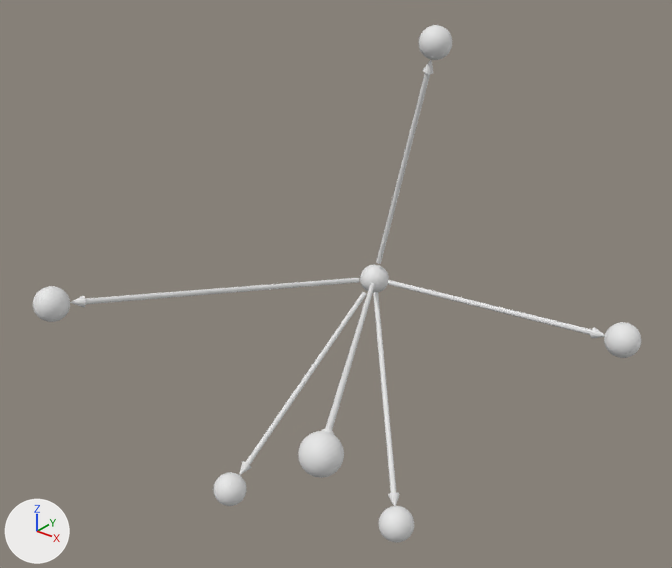
The OBJ model 资本的生产过程/价值形式理论/价值形式/datas_graphs_generated/total.obj: old version first, new version second.
Both versions are drawn from a 50 mm camera at (17.54, -21.48, 14.11) aimed at (0.18, 0.22, 0.66). Lighting does not change. The marker at lower left points along +X, +Y and +Z. The first picture is the older version. Where no turn or scale is listed for an object, it has been applied to the vertices.

In view in the first picture: 'total'.
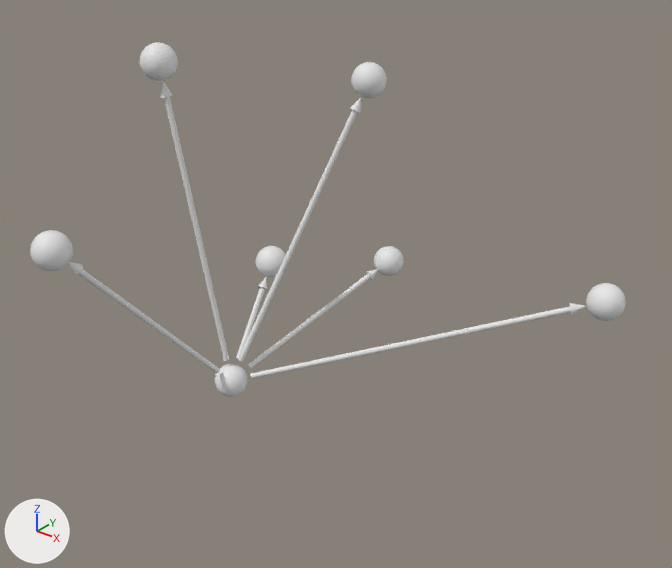
The change, as a diff of the scene's bpy script:
```diff
--- a/资本的生产过程/价值形式理论/价值形式/datas_graphs_generated/total.obj.py
+++ b/资本的生产过程/价值形式理论/价值形式/datas_graphs_generated/total.obj.py
@@ me_total @@
-me_total.from_pydata(...)  # 6800 vertices, 12378 faces; spans x -7.9..8.5, y -6.7..7.7, z -8.0..8.0
+me_total.from_pydata(...)  # 6800 vertices, 12378 faces; spans x -6.1..8.4, y -7.8..7.1, z -4.4..8.1
+# me_total part 1: the loose piece of 51 vertices spanning x 2.9..3.3, y -0.5..0.0, z -6.6..-6.2 is multiplied about its middle by the matrix ((-0.346, -0.46, 0.818), (-0.145, -0.835, -0.531), (0.927, -0.303, 0.222)), then moved by (-7.3, 1.6, 5.2)
+# me_total part 2: the loose piece of 51 vertices spanning x -7.2..-6.8, y -5.1..-4.6, z -0.5..-0.1 is multiplied about its middle by the matrix ((-0.707, -0.698, -0.112), (0.707, -0.697, -0.12), (0.006, -0.164, 0.987)), then moved by (13.9, 8.9, 0.7)
+# me_total part 3: the loose piece of 51 vertices spanning x 6.8..7.3, y 5.9..6.3, z -1.6..-1.2 is multiplied about its middle by the matrix ((0.271, -0.443, -0.855), (0.536, 0.807, -0.249), (0.8, -0.39, 0.456)), then moved by (-8.4, -2.7, 7.2)
+# me_total part 4: the loose piece of 51 vertices spanning x -1.1..-0.7, y 6.7..7.1, z 6.3..6.8 is multiplied about its middle by the matrix ((-0.742, 0.663, 0.097), (-0.603, -0.598, -0.527), (-0.292, -0.45, 0.844)), then moved by (-3.5, -13.4, -4.1)
+# me_total part 5: the loose piece of 51 vertices spanning x 4.0..4.4, y -5.6..-5.0, z -0.9..-0.5 is multiplied about its middle by the matrix ((-0.664, -0.664, -0.343), (0.726, -0.683, -0.084), (-0.179, -0.304, 0.936)), then moved by (-6.4, 10.9, -1.0)
+# me_total part 6: the loose piece of 51 vertices spanning x -2.8..-2.4, y -2.0..-1.5, z -7.2..-6.8 is multiplied about its middle by the matrix ((0.46, -0.202, 0.865), (-0.882, -0.22, 0.418), (0.106, -0.954, -0.279)), then moved by (-2.7, 0.1, 13.6)
+# me_total part 7: the loose piece of 100 vertices spanning x -2.8..3.2, y -0.4..6.5, z -6.6..-2.9 is multiplied about its middle by the matrix ((-0.254, -0.176, 0.074), (0.022, -0.15, -0.28), (0.19, -0.219, 0.132)), then moved by (-4.2, -2.6, 2.6)
+# me_total part 8: the loose piece of 100 vertices spanning x -7.1..-3.4, y -4.9..6.3, z -2.7..-0.2 is multiplied about its middle by the matrix ((-0.68, -0.696, -0.135), (0.708, -0.679, -0.067), (-0.046, -0.144, 0.971)), then moved by (7.4, 0.9, -0.1)
+# me_total part 9: the loose piece of 100 vertices spanning x -2.4..7.1, y 6.0..7.1, z -2.7..-1.3 is multiplied about its middle by the matrix ((0.168, -0.968, -0.369), (0.585, 0.397, -0.776), (0.855, -0.082, 0.604)), then moved by (-4.7, -5.3, 3.4)
+# me_total part 10: the loose piece of 100 vertices spanning x -3.1..-0.7, y 6.8..7.1, z -1.9..6.6 is multiplied about its middle by the matrix ((-0.052, 0.852, -0.062), (-0.765, -0.075, -0.377), (-0.381, 0.032, 0.766)), then moved by (-2.1, -11.1, -2.7)
+# me_total part 11: the loose piece of 100 vertices spanning x -2.9..4.4, y -5.4..6.4, z -2.7..-0.6 is multiplied about its middle by the matrix ((-0.352, -0.312, -0.014), (0.31, -0.347, -0.074), (0.039, -0.065, 0.465)), then moved by (-3.6, 2.1, -1.0)
+# me_total part 12: the loose piece of 100 vertices spanning x -3.3..-2.5, y -1.8..6.3, z -7.1..-3.0 is multiplied about its middle by the matrix ((0.283, -0.272, 1.017), (-1.05, -0.147, 0.253), (0.074, -1.045, -0.3)), then moved by (-1.6, -3.7, 6.9)
+# me_total part 13: the loose piece of 842 vertices spanning x 3.1..4.3, y -1.5..-0.3, z -7.4..-6.2 is moved by (-8.1, 3.0, 6.3)
+# me_total part 14: the loose piece of 842 vertices spanning x -7.9..-6.7, y -6.3..-5.1, z -0.7..0.5 is moved by (15.1, 10.1, 0.9)
+# me_total part 15: the loose piece of 842 vertices spanning x 7.3..8.5, y 5.4..6.6, z -1.9..-0.7 is moved by (-9.1, -2.3, 7.8)
+# me_total part 16: the loose piece of 842 vertices spanning x -1.2..0.0, y 6.2..7.4, z 6.8..8.0 is moved by (-3.9, -14.0, -4.3)
+# me_total part 17: the loose piece of 842 vertices spanning x 4.1..5.3, y -6.7..-5.5, z -1.1..0.1 is moved by (-6.8, 12.6, -0.8)
+# me_total part 18: the loose piece of 842 vertices spanning x -3.2..-2.0, y -3.1..-1.9, z -8.0..-6.8 is moved by (-3.0, 0.8, 15.0)
+# me_total part 19: the loose piece of 842 vertices spanning x -3.8..-2.6, y 6.5..7.7, z -3.3..-2.1 is moved by (-0.3, -8.3, -1.1)
```

Boxes [x1, y1, x2, y2] around the edits, measured in the pictures (672 x 568 px; the box of a moved part takes in the faces that stretch with it):
'total', reshaped (31% shorter)
    before: [33, 25, 641, 543]
    after: [30, 42, 626, 397]
part 1 of me_total, moved or reshaped
    before: [388, 492, 400, 506]
    after: [257, 276, 268, 290]
part 2 of me_total, moved or reshaped
    before: [70, 296, 86, 307]
    after: [569, 303, 586, 315]
part 3 of me_total, moved or reshaped
    before: [590, 327, 605, 339]
    after: [350, 98, 361, 113]
part 4 of me_total, moved or reshaped
    before: [423, 60, 433, 74]
    after: [68, 262, 83, 275]
part 5 of me_total, moved or reshaped
    before: [321, 428, 334, 435]
    after: [366, 269, 378, 280]
part 6 of me_total, moved or reshaped
    before: [239, 461, 251, 475]
    after: [160, 81, 172, 98]
part 7 of me_total, moved or reshaped
    before: [373, 292, 396, 492]
    after: [236, 287, 265, 359]
part 8 of me_total, moved or reshaped
    before: [85, 278, 360, 304]
    after: [251, 306, 571, 379]
part 9 of me_total, moved or reshaped
    before: [388, 280, 592, 335]
    after: [238, 109, 357, 362]
part 10 of me_total, moved or reshaped
    before: [376, 73, 430, 264]
    after: [79, 269, 220, 373]
part 11 of me_total, moved or reshaped
    before: [325, 283, 375, 430]
    after: [247, 274, 371, 369]
part 12 of me_total, moved or reshaped
    before: [246, 292, 366, 465]
    after: [164, 96, 229, 361]
part 13 of me_total, moved or reshaped
    before: [379, 506, 414, 543]
    after: [256, 246, 286, 277]
part 14 of me_total, moved or reshaped
    before: [33, 286, 70, 322]
    after: [586, 283, 626, 321]
part 15 of me_total, moved or reshaped
    before: [604, 322, 641, 358]
    after: [351, 62, 387, 98]
part 16 of me_total, moved or reshaped
    before: [418, 25, 453, 60]
    after: [30, 230, 73, 271]
part 17 of me_total, moved or reshaped
    before: [298, 431, 344, 478]
    after: [374, 246, 404, 276]
part 18 of me_total, moved or reshaped
    before: [213, 472, 246, 506]
    after: [140, 42, 178, 81]
part 19 of me_total, moved or reshaped
    before: [360, 264, 389, 293]
    after: [215, 364, 248, 397]
